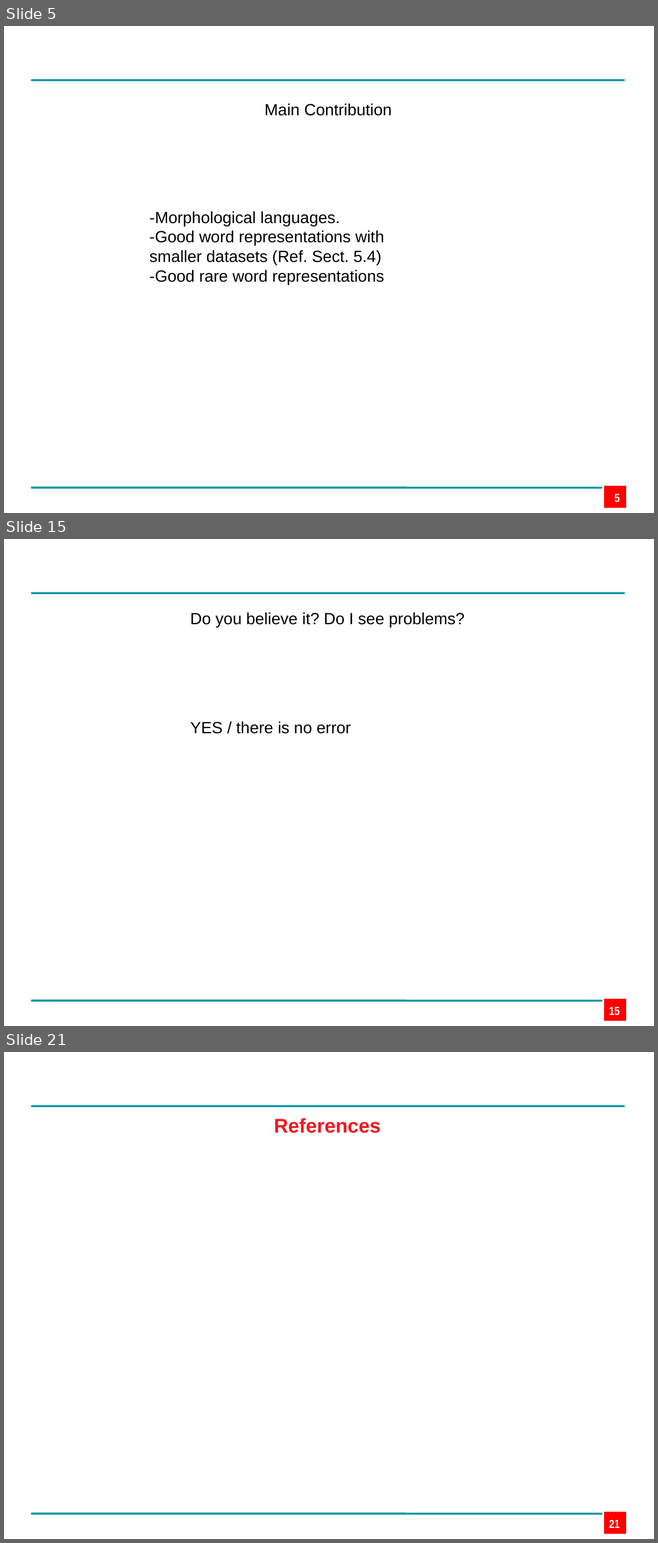
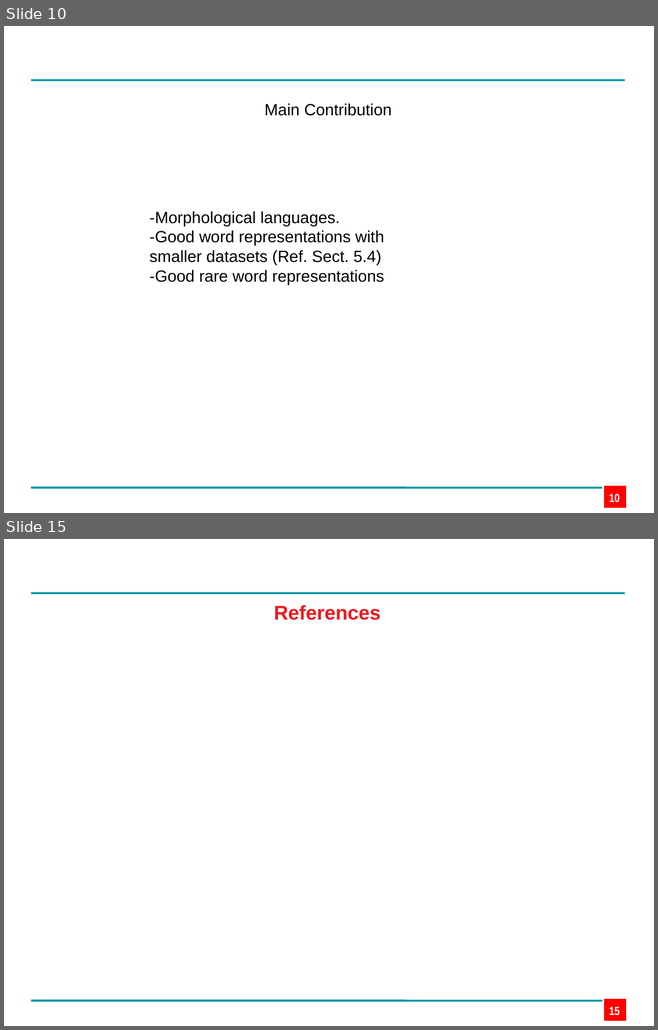
Before and after one commit to edpape007/NLP, a slide deck: Presentation_Subword.pptx. Shown one above the other, each under a label of ours: slides 5, 15 and 21 before the commit, slides 10 and 15 after it; the slides between them are not shown. The pictures are 658x1543 and 658x1030 pixels, drawn with LibreOffice and Linux fonts; fonts in the diff are those of the drawing; background and template pictures are left out. Boxes give left, top, right and bottom in pixels: in the first picture for what was removed or moved away, otherwise in the second. Text is boxed around its words. In the diff, an @@ line names an element or a change of style, - is before the commit and + after.

```diff
--- a/Presentation_Subword.pptx
+++ b/Presentation_Subword.pptx
@@ slide 15 removed at (x1=4, y1=539, x2=654, y2=1026), background #FFFFFF; not listed: 3 template elements that a slide beside it also shows @@
@@ text removed at (x1=190, y1=612, x2=465, y2=627) @@
-Do you believe it? Do I see problems?
@@ text removed at (x1=190, y1=721, x2=351, y2=734) @@
-YES / there is no error
@@ page number removed at (x1=609, y1=1007, x2=619, y2=1016) @@
-15
@@ what was slide 5 is now slide 10 @@
@@ page number at (x1=609, y1=494, x2=619, y2=503): text changed @@
-5
+10
@@ what was slide 21 is now slide 15 @@
@@ page number at (x1=609, y1=1007, x2=619, y2=1016): text changed @@
-21
+15
```
Also in this commit, not shown: 8 slides changed, 2 slides added, 7 other slides removed, 1 other file.
